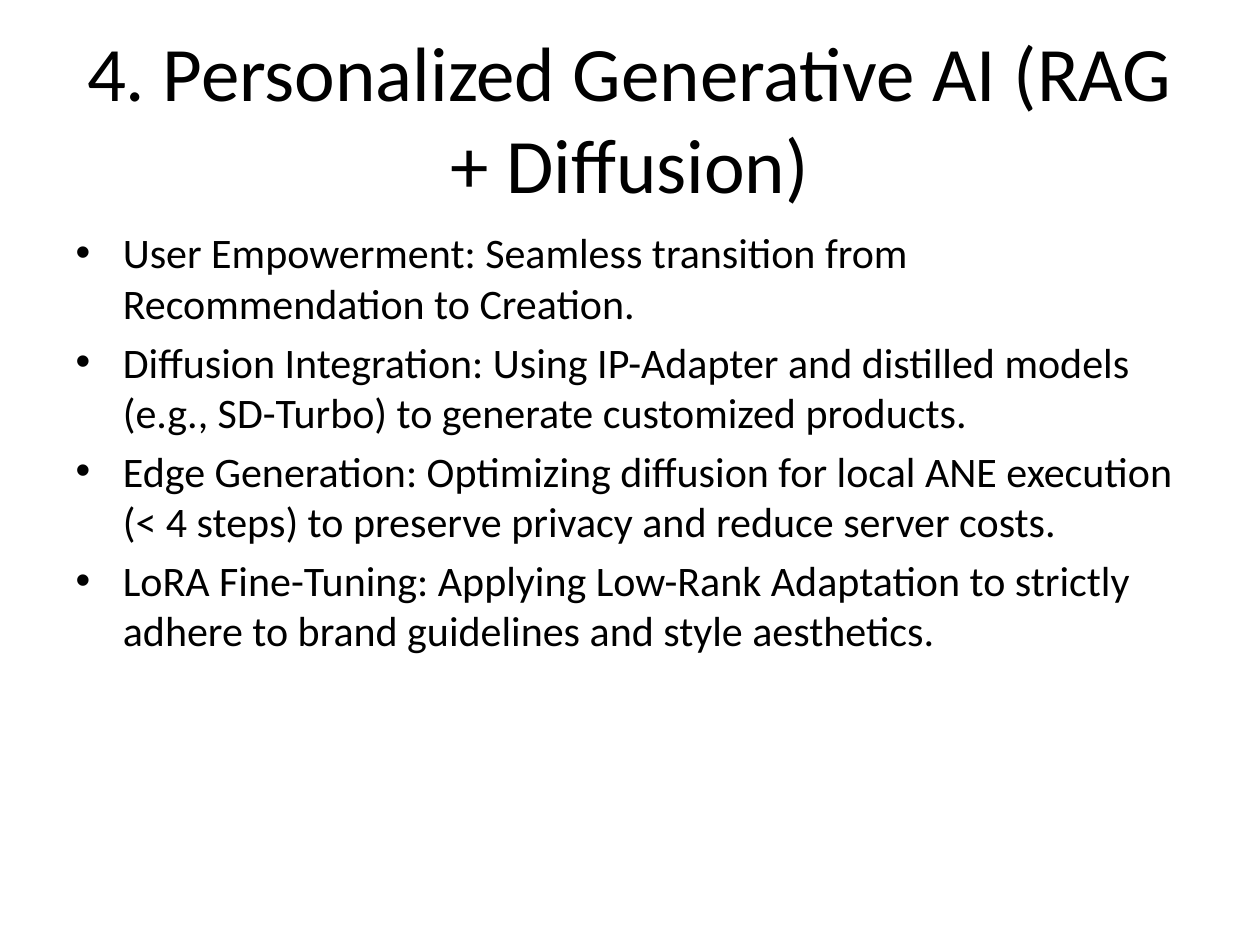
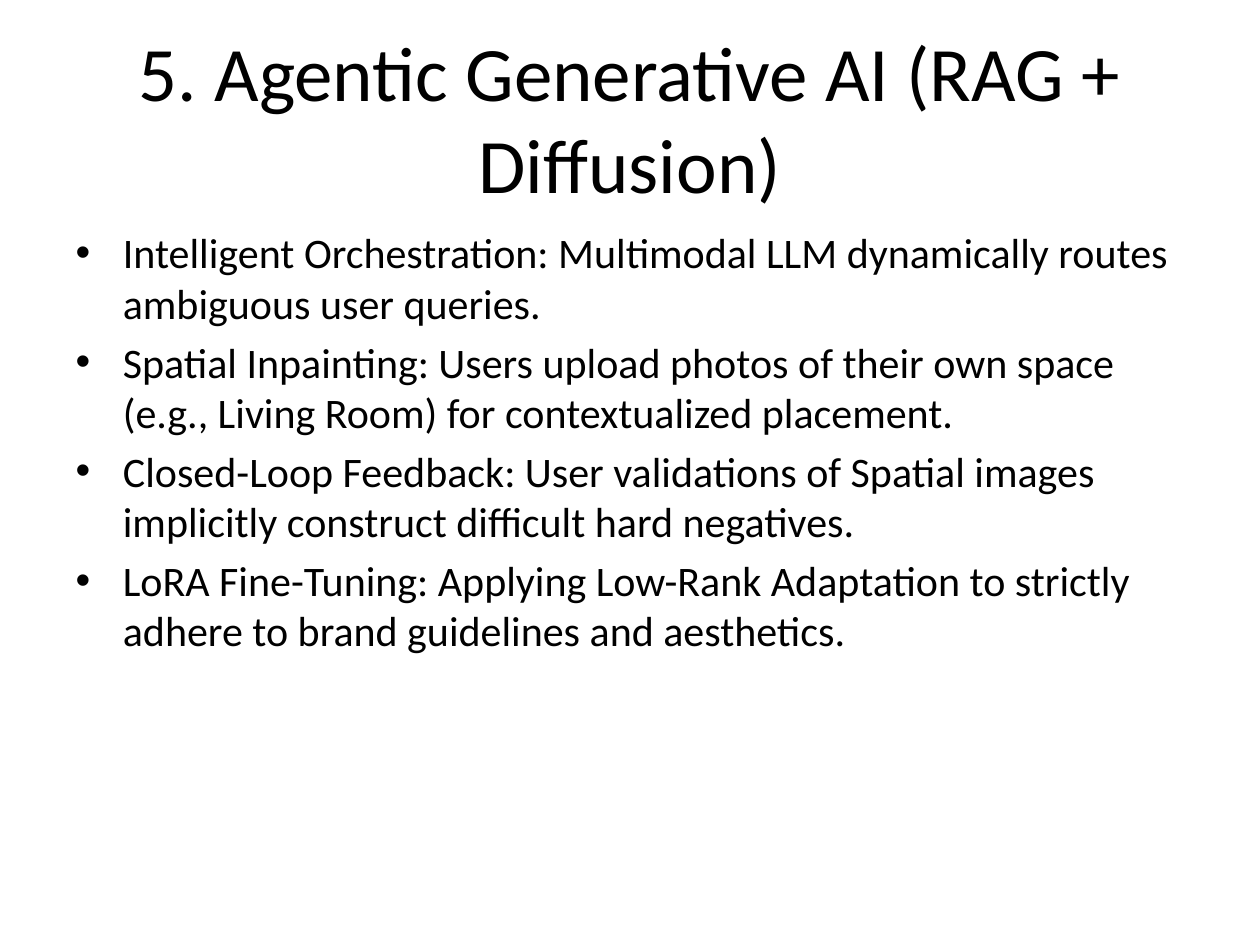
Before and after one commit to sadjadasghari/ProductRecommendation, a slide deck: slide 6 of apple_siml_interview_presentation.pptx. Drawn at 1260x945 pixels with LibreOffice and Linux fonts; fonts in the diff are those of the drawing. Boxes give left, top, right and bottom in pixels: in the first picture for what was removed or moved away, otherwise in the second. Text is boxed around its words. In the diff, an @@ line names an element or a change of style, - is before the commit and + after.

```diff
--- a/apple_siml_interview_presentation.pptx
+++ b/apple_siml_interview_presentation.pptx
@@ title at box(139, 45, 1064, 204): text changed @@
-4. Personalized Generative AI (RAG + Diffusion)
+5. Agentic Generative AI (RAG + Diffusion)
@@ text at box(123, 238, 1167, 654): text changed @@
-• User Empowerment: Seamless transition from Recommendation to Creation.
-• Diffusion Integration: Using IP-Adapter and distilled models (e.g., SD-Turbo) to generate customized products.
-• Edge Generation: Optimizing diffusion for local ANE execution (< 4 steps) to preserve privacy and reduce server costs.
-• LoRA Fine-Tuning: Applying Low-Rank Adaptation to strictly adhere to brand guidelines and style aesthetics.
+• Intelligent Orchestration: Multimodal LLM dynamically routes ambiguous user queries.
+• Spatial Inpainting: Users upload photos of their own space (e.g., Living Room) for contextualized placement.
+• Closed-Loop Feedback: User validations of Spatial images implicitly construct difficult hard negatives.
+• LoRA Fine-Tuning: Applying Low-Rank Adaptation to strictly adhere to brand guidelines and aesthetics.
```
Also in this commit, not shown: 5 other slides changed, 11 other files.
